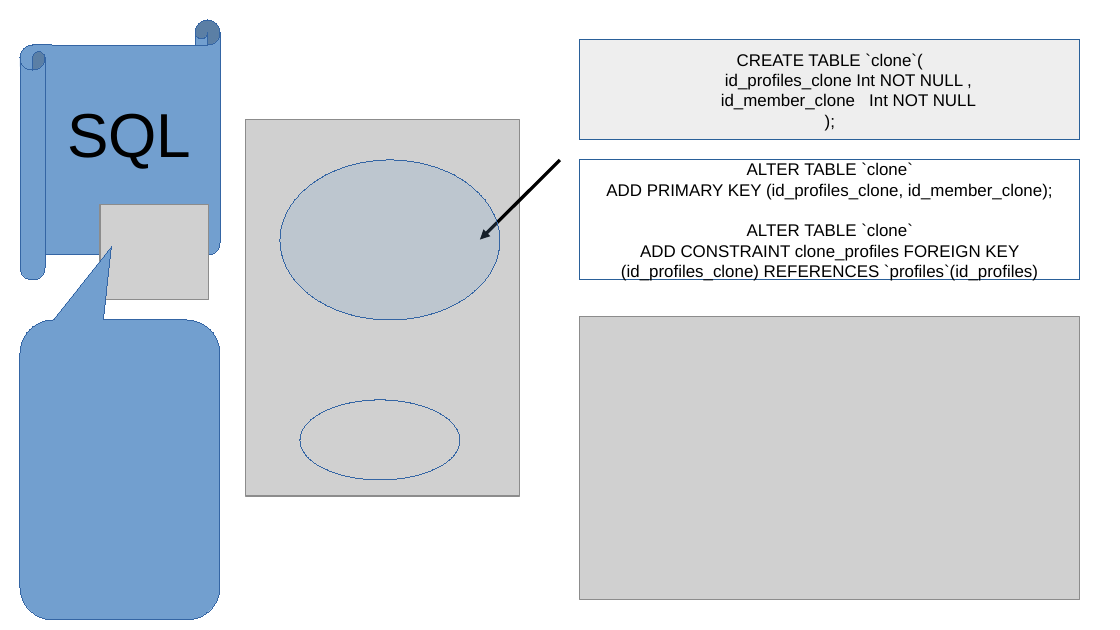
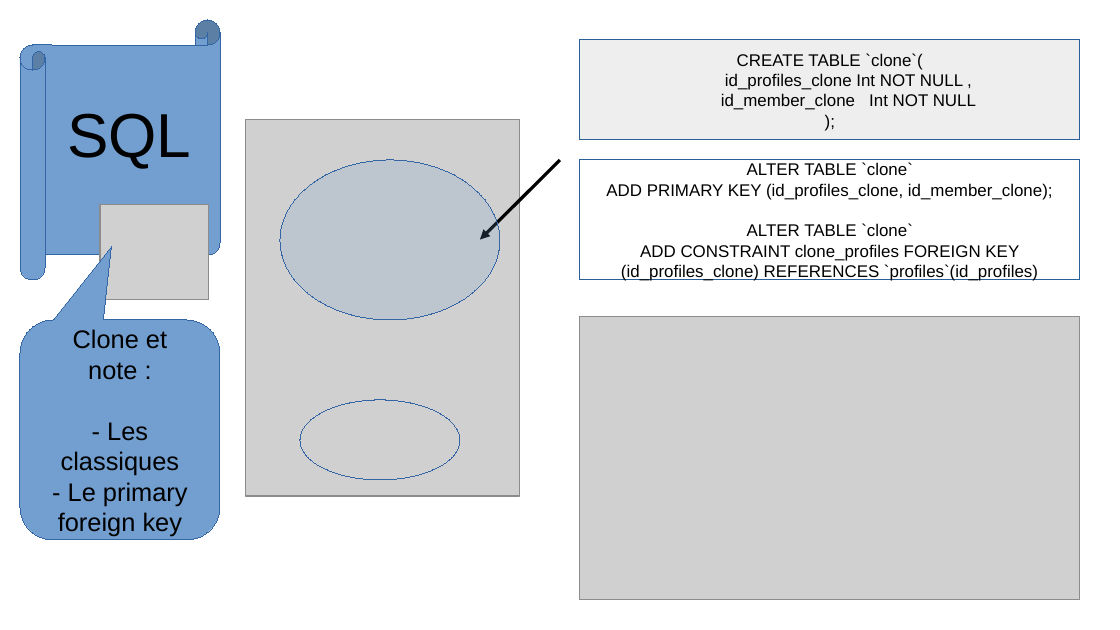
Before and after one commit to theo2b90/git-rea, a slide deck: slide 14 of ORAL.odp (slide 15 before the commit). Drawn at 1120x630 pixels with LibreOffice and Linux fonts; fonts in the diff are those of the drawing; grey boxes stand for pictures. Boxes give left, top, right and bottom in pixels: in the first picture for what was removed or moved away, otherwise in the second. Text is boxed around its words. In the diff, an @@ line names an element or a change of style, - is before the commit and + after.

```diff
--- a/ORAL.odp
+++ b/ORAL.odp
@@ rounded speech box removed at (20, 320, 221, 620) @@
@@ rounded speech box added at (20, 320, 221, 541), fill #729FCF, outline #3465A4 0 pt, 18 pt, text #000000 @@
+Clone et note :
+- Les classiques
+- Le primary foreign key
```
Also in this commit, not shown: 10 other slides changed, 2 slides added, 3 slides removed.
